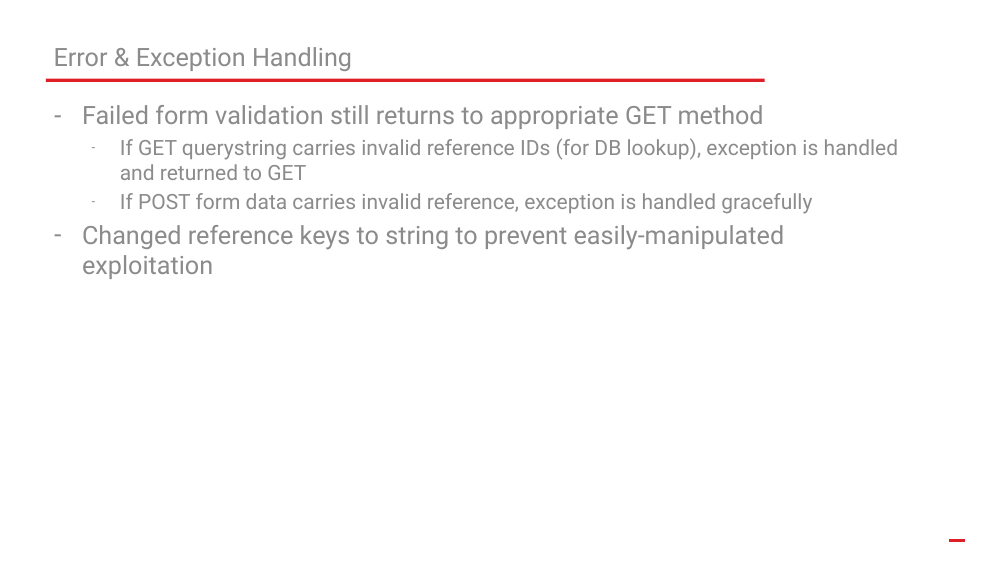
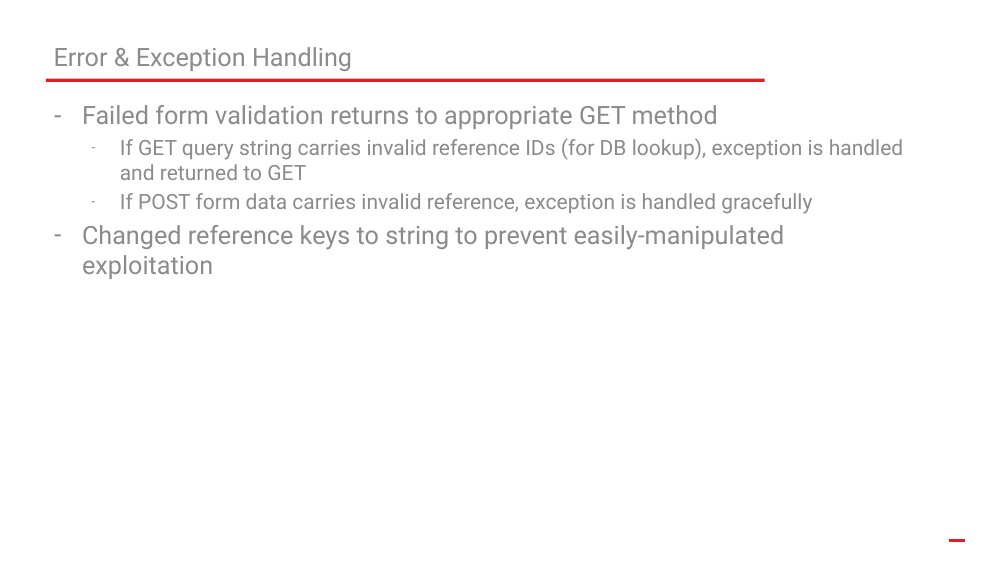
Before and after one commit to tattymennis/csci-4712-senior-capstone, a slide deck: slide 15 of Resources/csci-4712-week13.pptx (slide 14 before the commit). Drawn at 1008x567 pixels with LibreOffice and Linux fonts; fonts in the diff are those of the drawing; background and template pictures are left out. Boxes give left, top, right and bottom in pixels: in the first picture for what was removed or moved away, otherwise in the second. Text is boxed around its words. In the diff, an @@ line names an element or a change of style, - is before the commit and + after.

```diff
--- a/Resources/csci-4712-week13.pptx
+++ b/Resources/csci-4712-week13.pptx
@@ text at (82, 105, 904, 180): text changed @@
-– Failed form validation still returns to appropriate GET method
-  – If GET querystring carries invalid reference IDs (for DB lookup), exception is handled and returned to GET
+– Failed form validation returns to appropriate GET method
+  – If GET query string carries invalid reference IDs (for DB lookup), exception is handled and returned to GET
```
Also in this commit, not shown: 4 other slides changed, 2 slides added, 6 other files.
